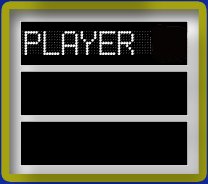
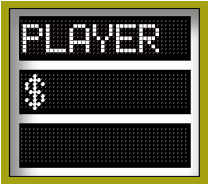
Layered file, before and after one edit (208x184). Changes by layer:
added layer "PLAYER" over [22, 24, 159, 53]
added layer (unnamed layer) above "copy" over [21, 128, 187, 162]
added layer "copy" above "$" over [21, 20, 187, 54]
added layer "$" above "Layer 1" over [21, 74, 187, 110]
hid "Layer 1" over [0, 0, 208, 184]
added layer "Layer 2" above "PL_BK" over [19, 23, 163, 59]
added layer "PL_BK" above "Background" over [1, 1, 208, 184]
